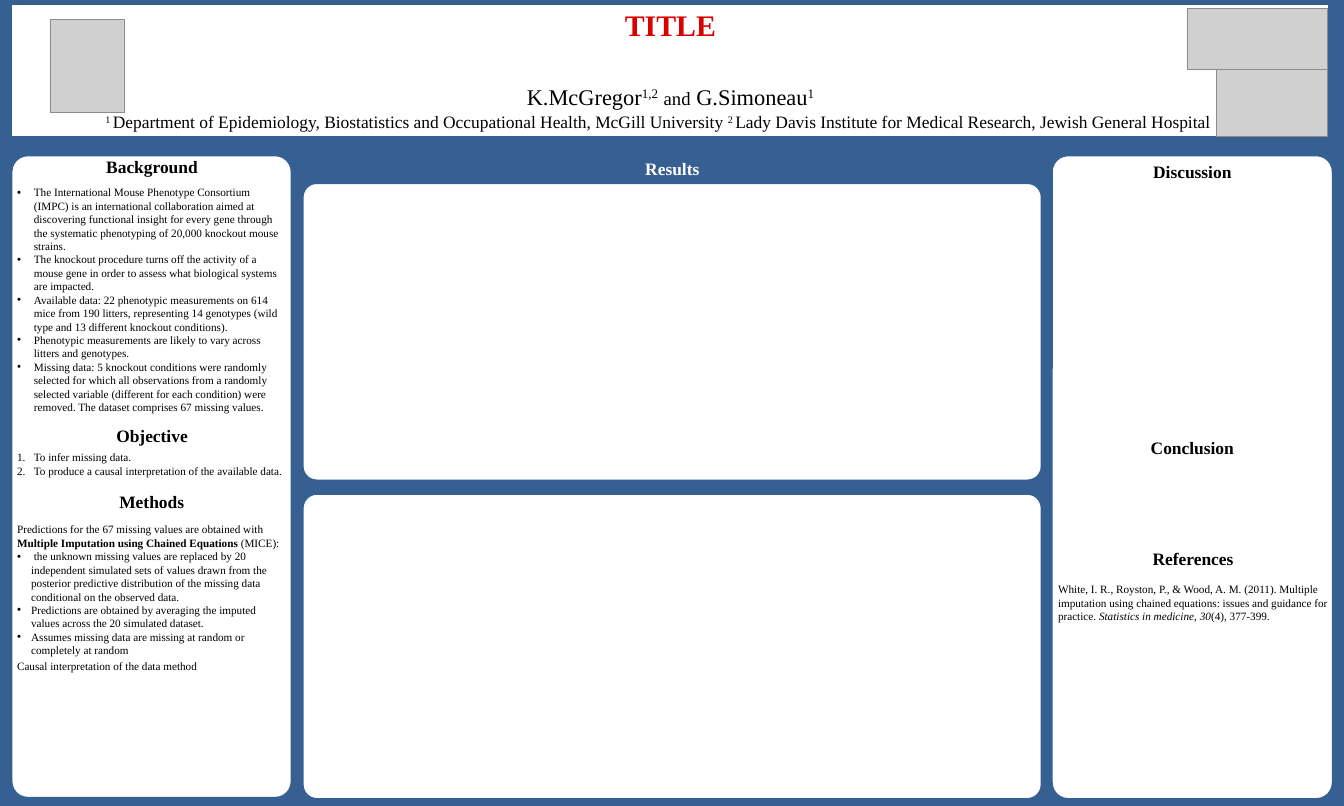
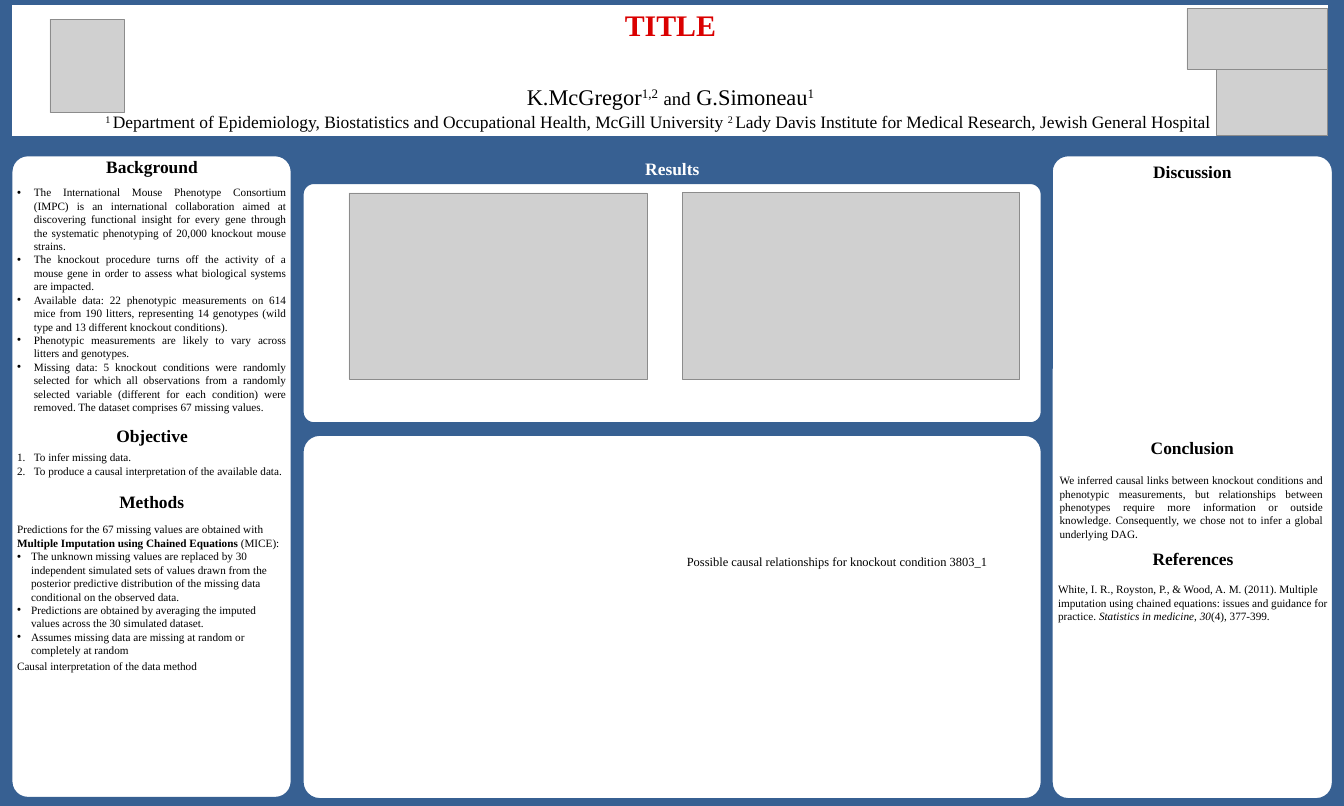
Before and after one commit to kevinmcgregor/CausalChallenge2016, a slide deck: slide 1 of Poster.pptx. Drawn at 1344x806 pixels with LibreOffice and Linux fonts; fonts in the diff are those of the drawing; grey boxes stand for pictures. Boxes give left, top, right and bottom in pixels: in the first picture for what was removed or moved away, otherwise in the second. Text is boxed around its words. In the diff, an @@ line names an element or a change of style, - is before the commit and + after.

Commit message:
Added conclusion

```diff
--- a/Poster.pptx
+++ b/Poster.pptx
@@ text "The International Mouse Phenotype Consortium ..." at <box>34,188,286,414</box>: alignment left to justified @@
@@ rounded rectangle: place and size @@
-rounded rectangle at <box>303,183,1041,480</box>
+rounded rectangle at <box>303,183,1041,423</box>
@@ picture added at <box>349,193,647,379</box> @@
@@ picture added at <box>682,192,1019,379</box> @@
@@ rounded rectangle: place and size @@
-rounded rectangle at <box>303,494,1041,799</box>
+rounded rectangle at <box>303,435,1041,799</box>
@@ text added at <box>1060,476,1323,540</box>, 18 pt, text #000000 @@
+We inferred causal links between knockout conditions and phenotypic measurements, but relationships between phenotypes require more information or outside knowledge. Consequently, we chose not to infer a global underlying DAG.
@@ text at <box>31,552,267,627</box>: text changed @@
-• the unknown missing values are replaced by 20 independent simulated sets of values drawn from the posterior predictive distribution of the missing data conditional on the observed data.
-• Predictions are obtained by averaging the imputed values across the 20 simulated dataset.
+• The unknown missing values are replaced by 30 independent simulated sets of values drawn from the posterior predictive distribution of the missing data conditional on the observed data.
+• Predictions are obtained by averaging the imputed values across the 30 simulated dataset.
@@ text added at <box>687,557,987,569</box>, 20 pt, text #000000 @@
+Possible causal relationships for knockout condition 3803_1
```
